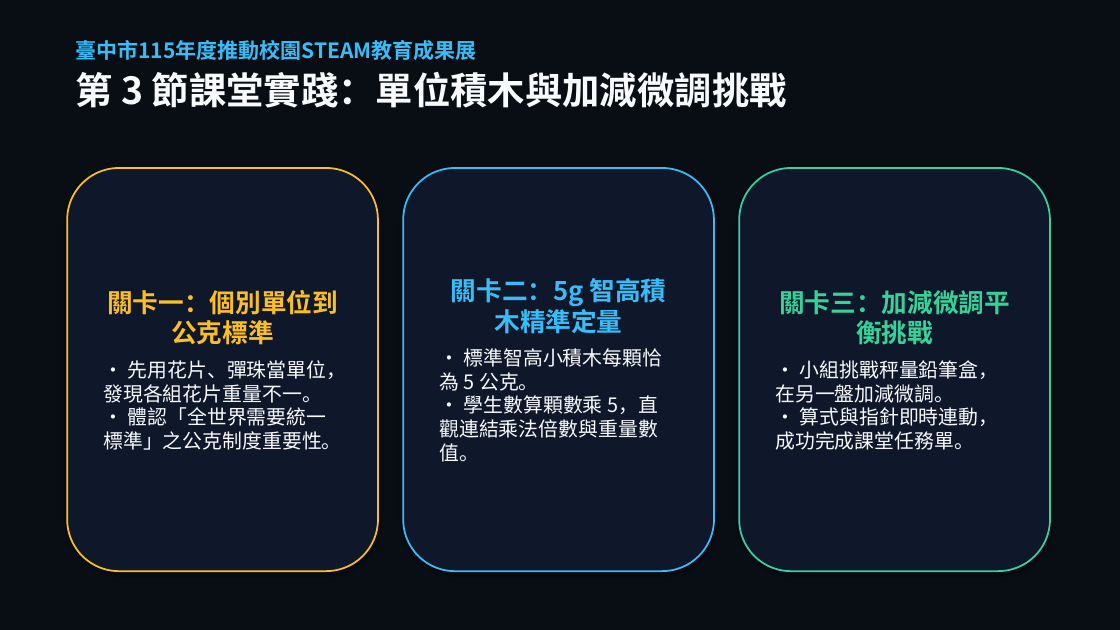
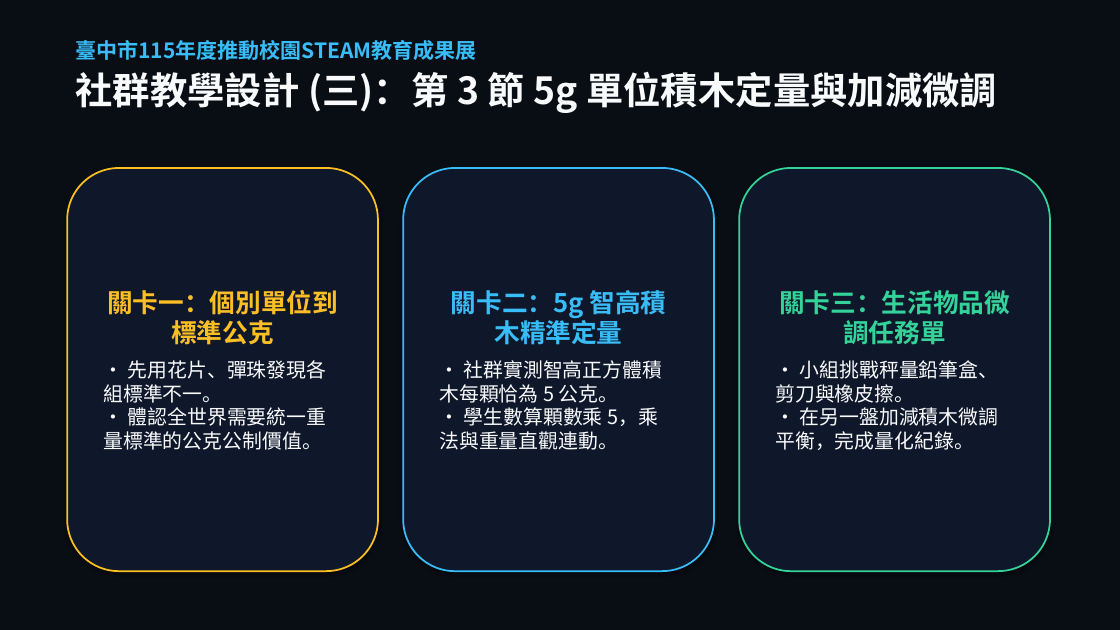
Before and after one commit to asc103138/steam-community-docs, a slide deck: slide 11 of 成果展繳交資料/臺中市梧棲區中正國小_STEAM成果展_5分鐘現場分享會簡報.pptx. Drawn at 1120x630 pixels with LibreOffice and Linux fonts; fonts in the diff are those of the drawing; background and template pictures are left out; a plain dark background stands for a picture behind light text. Boxes give left, top, right and bottom in pixels: in the first picture for what was removed or moved away, otherwise in the second. Text is boxed around its words. In the diff, an @@ line names an element or a change of style, - is before the commit and + after.

Commit message:
feat: 徹底修正拉桿方向邏輯，全面移除課堂迷思，100% 圍繞社群研發作為與具體成效

```diff
--- a/成果展繳交資料/臺中市梧棲區中正國小_STEAM成果展_5分鐘現場分享會簡報.pptx
+++ b/成果展繳交資料/臺中市梧棲區中正國小_STEAM成果展_5分鐘現場分享會簡報.pptx
@@ text at <box>75,72,997,113</box>: text changed @@
-第 3 節課堂實踐：單位積木與加減微調挑戰
+社群教學設計 (三)：第 3 節 5g 單位積木定量與加減微調
@@ text in rounded rectangle at <box>103,290,338,450</box>: text changed @@
-關卡一：個別單位到公克標準
-• 先用花片、彈珠當單位，發現各組花片重量不一。
-• 體認「全世界需要統一標準」之公克制度重要性。
+關卡一：個別單位到標準公克
+• 先用花片、彈珠發現各組標準不一。
+• 體認全世界需要統一重量標準的公克公制價值。
@@ text in rounded rectangle at <box>775,290,1010,450</box>: text changed @@
-關卡三：加減微調平衡挑戰
-• 小組挑戰秤量鉛筆盒，在另一盤加減微調。
-• 算式與指針即時連動，成功完成課堂任務單。
+關卡三：生活物品微調任務單
+• 小組挑戰秤量鉛筆盒、剪刀與橡皮擦。
+• 在另一盤加減積木微調平衡，完成量化紀錄。
@@ text in rounded rectangle at <box>439,360,663,450</box>: text changed @@
-• 標準智高小積木每顆恰為 5 公克。
-• 學生數算顆數乘 5，直觀連結乘法倍數與重量數值。
+• 社群實測智高正方體積木每顆恰為 5 公克。
+• 學生數算顆數乘 5，乘法與重量直觀連動。
```
Also in this commit, not shown: 9 other slides changed, 2 slides added, 2 slides removed, 12 other files.
